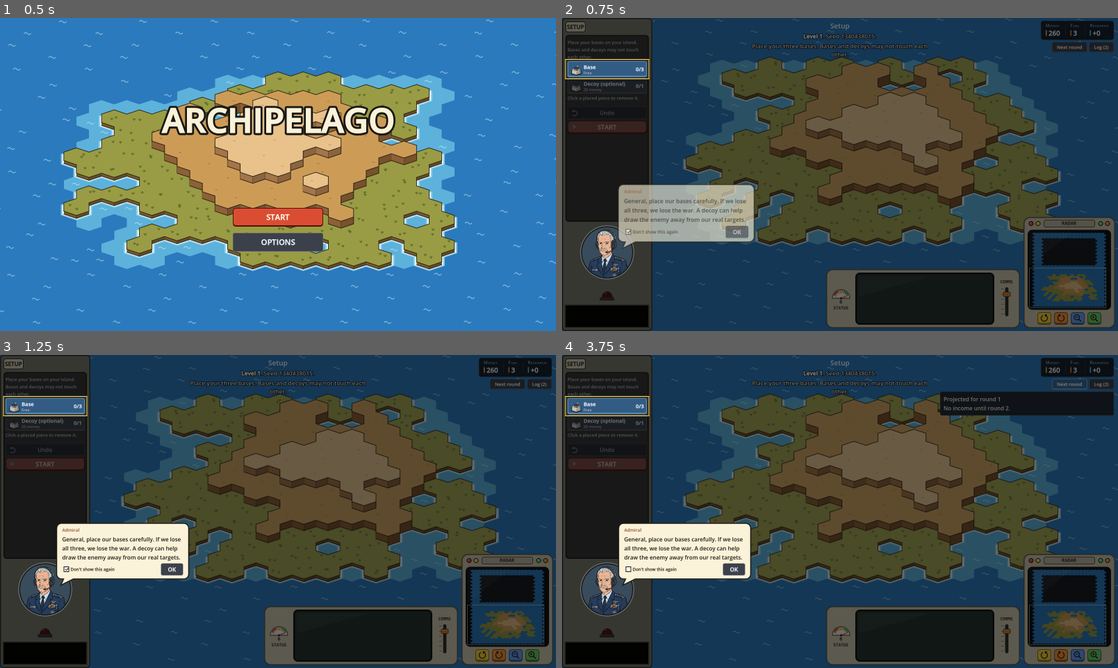
Above: before the commit, frames 1-4 (two rows, left to right).
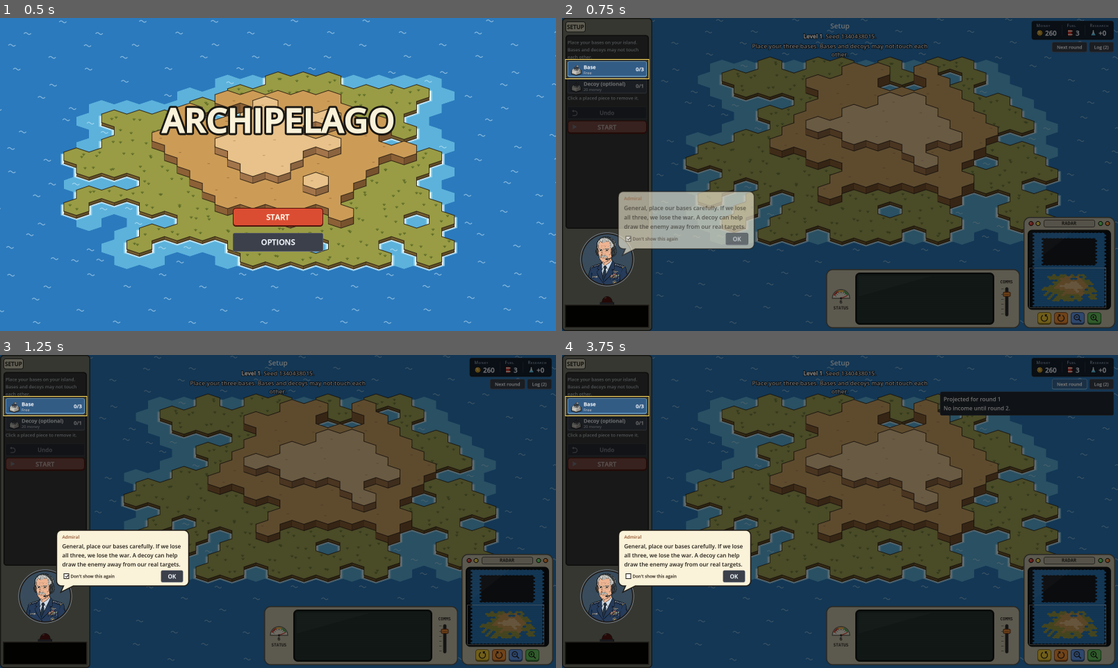
Above: after the commit, the same moments.

Repository: abeuscher/archipelago-game
Game: Godot game, scene res://game/title.tscn
Two runs of this game, one before a commit and one after it. Both use one fixed random seed, a clock stepped at 60 frames per second and the inputs below.
Inputs:
- Up to frame 1 (0.5 s): no input
- Up to frame 2 (0.75 s): click "START" at 0.5 s
- Up to frame 3 (1.25 s): no input
- Up to frame 4 (3.75 s): click "Don't show this again" at 1.25 s; click "Don't show this again" at 2 s; click "Don't show this again" at 2.75 s; click "Next round" at 3.5 s

Frame 1 is identical in both runs. In frame 2, 3.6% of the frame differs, in the area x 0-98%, y 0-92%; in frame 3, 3.7%; in frame 4, 3.7%.

Commit message:
Pilot gives the battle summary and income in one bubble; alarm light sits on the timer (Round Timer caption removed); coin, barrel and flask icons for the resources
Co-Authored-By: Claude Opus 5.5 <noreply@anthropic.com>

Diff:
--- a/data/dialogue.json
+++ b/data/dialogue.json
@@ -88,7 +88,7 @@
       "text": "We don't have the fuel to fire every launcher, General. Each refinery adds {refinery_fuel} fuel a round."
     }
   ],
-  "_announcements": "Said at moments in the game. income is  …(79 unchanged characters)… x; the round clock runs underneath it). {money}, {fuel}, {research}, {n} are fil …(81 unchanged characters)…
+  "_announcements": "Said at moments in the game. income is  …(79 unchanged characters)… x; the round clock runs underneath it). When the last round's attack had anything to report, the battle_report lines come first and income_after_report follows them in the same bubble, which holds the clock until OK. {money}, {fuel}, {research}, {n} are fil …(81 unchanged characters)…
   "announcements": {
     "income": {
       "character": "pilot",
@@ -130,8 +130,12 @@
       "character": "ginger",
       "text": "General, an enemy boat is crossing the channel. It will come ashore on our coast when this round's attack plays out."
     },
+    "income_after_report": {
+      "character": "pilot",
+      "text": "And we took in {money} money, {fuel} fuel and {research} research."
+    },
     "battle_report": {
-      "character": "admiral",
+      "character": "pilot",
       "text": "General, I have the battle summary.",
       "_parts": "One line per thing that happened this round, in this order, skipped when it's zero. Each is [said for one, said for more]; {n} is the number. Soldiers are counted 8 to a platoon.",
       "parts": {
--- a/game/beacon.gd
+++ b/game/beacon.gd
@@ -1,4 +1,4 @@
-## The alarm light above the round timer: a red dome like an ambulance
+## The alarm light, sitting on top of the round timer: a red dome like an ambulance
 ## light. Off, it sits dim. On, a bright spot sweeps round the dome and
 ## beams of light turn across the panel behind it.
 extends Control
@@ -14,7 +14,7 @@
 
 
 func _init() -> void:
-	custom_minimum_size = Vector2(0, 56)
+	custom_minimum_size = Vector2(0, 44)
 	mouse_filter = Control.MOUSE_FILTER_IGNORE
 
 
@@ -32,7 +32,7 @@
 
 
 func _draw() -> void:
-	var c := Vector2(size.x / 2.0, size.y - 14.0)
+	var c := Vector2(size.x / 2.0, size.y - 8.0)   # its base sits on the timer below
 	var r := 15.0
 	if active:
 		# Two beams on opposite sides of the turning lamp, widest when they
--- a/game/hud.gd
+++ b/game/hud.gd
@@ -22,6 +22,7 @@
 const FuelPlanner = preload("res://game/fuel_planner.gd")
 const IconButton = preload("res://game/icon_button.gd")
 const Beacon = preload("res://game/beacon.gd")
+const ResourceIcon = preload("res://game/resource_icon.gd")
 const Announcer = preload("res://game/announcer.gd")
 const ResearchPanel = preload("res://game/research_panel.gd")
 const EscMenu = preload("res://game/esc_menu.gd")
@@ -44,7 +45,6 @@
 var _tools: VBoxContainer
 var _tools_head: VBoxContainer   ## above the scrolling tools, always in view (the fuel gauge)
 var _timer
-var _timer_label: RichTextLabel
 var _beacon
 var announcer
 var _portrait_slot: Control
@@ -149,28 +149,19 @@
 	_tools.add_theme_constant_override("separation", 4)
 	scroll.add_child(_tools)
 	# The space where characters appear to talk to the player (announcer.gd),
-	# then the alarm light, the "Round Timer" label (shown while the clock
-	# runs) and the timer itself.
+	# then the alarm light sitting right on top of the timer.
 	_portrait_slot = Control.new()
 	_portrait_slot.custom_minimum_size = Vector2(0, PORTRAIT_SLOT_H)
 	_portrait_slot.mouse_filter = Control.MOUSE_FILTER_IGNORE
 	lv.add_child(_portrait_slot)
+	var alarm_stack := VBoxContainer.new()
+	alarm_stack.add_theme_constant_override("separation", 0)
+	lv.add_child(alarm_stack)
 	_beacon = Beacon.new()
-	lv.add_child(_beacon)
-	_timer_label = RichTextLabel.new()
-	_timer_label.bbcode_enabled = true
-	_timer_label.fit_content = true
-	_timer_label.scroll_active = false
-	_timer_label.autowrap_mode = TextServer.AUTOWRAP_OFF
-	_timer_label.mouse_filter = Control.MOUSE_FILTER_IGNORE
-	_timer_label.add_theme_font_override("normal_font", tracked_font(1))
-	_timer_label.add_theme_color_override("default_color", Color(1.0, 0.72, 0.35))
-	_timer_label.text = "[center]%s[/center]" % small_caps("Round Timer", 15, 11)
-	_timer_label.visible = false
-	lv.add_child(_timer_label)
+	alarm_stack.add_child(_beacon)
 	_timer = SevenSeg.new()
 	_timer.tooltip_text = "Time left in this phase. Black when the clock is off or not running."
-	lv.add_child(_timer)
+	alarm_stack.add_child(_timer)
 
 	# Top right: resources, then the earnings and log buttons.
 	var tr := VBoxContainer.new()
@@ -471,7 +462,6 @@
 ## seconds < 0 means the clock is off or not running: a plain black box.
 func set_timer(seconds: float) -> void:
 	_timer.set_time(seconds)
-	_timer_label.visible = seconds >= 0.0
 
 
 ## The alarm light: on from the moment the battle begins.
@@ -523,11 +513,10 @@
 const RES_CAPTION := Color(0.62, 0.68, 0.76)
 const RES_VALUE := Color(0.97, 0.98, 1.0)
 const RES_NEXT := Color(0.55, 0.85, 0.55)
-const RES_ACCENT := {"money": Color(0.95, 0.78, 0.30), "fuel": Color(0.95, 0.55, 0.25), "research": Color(0.40, 0.80, 0.95)}
 
 
 ## A compact strip: three stats, each a small-caps caption over a bold
-## value with a thin colour key, split by dividers.
+## value with its icon (coin, barrel, beaker), split by dividers.
 func _build_resources() -> Control:
 	var panel := PanelContainer.new()
 	panel.size_flags_horizontal = Control.SIZE_SHRINK_END
@@ -580,12 +569,7 @@
 	vrow.add_theme_constant_override("separation", 5)
 	vrow.mouse_filter = Control.MOUSE_FILTER_PASS
 	box.add_child(vrow)
-	var key_bar := ColorRect.new()
-	key_bar.color = RES_ACCENT[key]
-	key_bar.custom_minimum_size = Vector2(3, 16)
-	key_bar.size_flags_vertical = Control.SIZE_SHRINK_CENTER
-	key_bar.mouse_filter = Control.MOUSE_FILTER_PASS
-	vrow.add_child(key_bar)
+	vrow.add_child(ResourceIcon.new(key))
 	var val := Label.new()
 	val.add_theme_font_override("font", bold_font())
 	val.add_theme_font_size_override("font_size", 19)
--- a/game/main.gd
+++ b/game/main.gd
@@ -235,19 +235,29 @@
 	# The character reports what came in (from round 2, when there is
 	# income); the clock runs underneath. The log keeps the plain record
 	# without flashing it.
-	var said := ""
+	# Last round's battle report comes first, if anything happened; then the
+	# income, said together by one character so it is one OK, not two.
+	var report := ""
+	if not battle_report.is_empty():
+		report = _line_text("battle_report") + " " + " ".join(battle_report)
+		hud.add_log(report, false)
+		battle_report = []
+	var income_said := ""
 	for ev in events:
 		if ev["type"] == "round_start":
 			hud.add_log("[b]Round %d[/b]" % m.round_number, false)
 		elif ev["type"] == "income" and ev.get("side", -1) == MatchState.PLAYER:
 			var inc: Dictionary = ev["income"]
-			said = _line_text("income").format({"n": m.round_number,
-				"money": inc["money"], "fuel": inc["fuel"], "research": inc["research"]})
+			var fill := {"n": m.round_number, "money": inc["money"], "fuel": inc["fuel"], "research": inc["research"]}
+			income_said = _line_text("income_after_report" if report != "" else "income").format(fill)
 			hud.add_log("Income: +%d money, +%d fuel, +%d research." % [inc["money"], inc["fuel"], inc["research"]], false)
 		else:
 			_log_event(ev)
-	if said != "":
-		hud.announce(said, "", 0.0, false, _line_character("income"), false)
+	if report != "":
+		# Held until OK: there is a lot to read.
+		hud.announce((report + " " + income_said).strip_edges(), "", 0.0, false, _line_character("battle_report"))
+	elif income_said != "":
+		hud.announce(income_said, "", 0.0, false, _line_character("income"), false)
 	if m.boats[MatchState.ENEMY].any(func(bt): return int(bt["lands_round"]) == m.round_number):
 		hud.announce(_line_text("boat_spotted"), "", 0.0, false, _line_character("boat_spotted"))
 	# The enemy commits its build for the round from its own view.
@@ -345,10 +355,8 @@
 		enemy_stronghold_seen = false
 		# The round's battle report, if anything happened; the next round's
 		# clock waits for it.
-		if not battle_report.is_empty():
-			var said := _line_text("battle_report") + " " + " ".join(battle_report)
-			hud.announce(said, "", 0.0, false, _line_character("battle_report"))
-			hud.add_log(said, false)
+		# The battle report waits for the next round's income: the Pilot
+		# gives both together (see _start_round).
 		_start_round()
 
 
--- /dev/null
+++ b/game/resource_icon.gd
@@ -0,0 +1,55 @@
+## A small drawn icon beside a resource value in the top right: a gold coin
+## for money, a red barrel with white bands for fuel, a blue beaker for
+## research.
+extends Control
+
+const GOLD := Color(0.95, 0.78, 0.30)
+const GOLD_DARK := Color(0.62, 0.45, 0.10)
+const BARREL := Color(0.86, 0.24, 0.20)
+const BARREL_DARK := Color(0.50, 0.10, 0.08)
+const BAND := Color(0.95, 0.94, 0.90)
+const BEAKER := Color(0.40, 0.80, 0.95)
+const GLASS := Color(0.85, 0.93, 0.97)
+const EDGE := Color(0.05, 0.06, 0.08)
+
+var kind: String = "money"
+
+
+func _init(k: String = "money") -> void:
+	kind = k
+	custom_minimum_size = Vector2(20, 20)
+	size_flags_vertical = Control.SIZE_SHRINK_CENTER
+	mouse_filter = Control.MOUSE_FILTER_PASS
+
+
+func _draw() -> void:
+	var c := size / 2.0
+	match kind:
+		"money":
+			draw_circle(c, 9.0, EDGE)
+			draw_circle(c, 8.0, GOLD_DARK)
+			draw_circle(c + Vector2(-0.5, -0.5), 7.0, GOLD)
+			draw_arc(c + Vector2(-0.5, -0.5), 4.6, 0, TAU, 20, GOLD_DARK, 1.2, true)
+			draw_line(c + Vector2(-3.5, -3.5), c + Vector2(-1.5, -5.0), Color(1, 1, 1, 0.7), 1.5, true)
+		"fuel":
+			var body := Rect2(c + Vector2(-6.5, -8.5), Vector2(13, 17))
+			draw_rect(body.grow(1.0), EDGE)
+			draw_rect(body, BARREL)
+			draw_rect(Rect2(body.position + Vector2(body.size.x - 3.5, 0), Vector2(3.5, body.size.y)), BARREL_DARK)
+			for y in [3.0, 13.0]:
+				draw_rect(Rect2(body.position + Vector2(0, y - 1.0), Vector2(body.size.x, 2.2)), BAND)
+			draw_rect(Rect2(c + Vector2(1.5, -10.5), Vector2(3, 2)), EDGE)
+		"research":
+			# A conical flask: narrow neck, wide base, liquid in the bottom half.
+			var top := c.y - 9.0
+			var neck := PackedVector2Array([Vector2(c.x - 2.5, top), Vector2(c.x + 2.5, top),
+				Vector2(c.x + 2.5, c.y - 3.0), Vector2(c.x + 8.0, c.y + 8.0), Vector2(c.x - 8.0, c.y + 8.0),
+				Vector2(c.x - 2.5, c.y - 3.0)])
+			draw_colored_polygon(neck, GLASS)
+			var liquid := PackedVector2Array([Vector2(c.x - 5.3, c.y + 2.5), Vector2(c.x + 5.3, c.y + 2.5),
+				Vector2(c.x + 8.0, c.y + 8.0), Vector2(c.x - 8.0, c.y + 8.0)])
+			draw_colored_polygon(liquid, BEAKER)
+			var outline := neck.duplicate()
+			outline.append(neck[0])
+			draw_polyline(outline, EDGE, 1.4, true)
+			draw_line(Vector2(c.x - 4.0, top), Vector2(c.x + 4.0, top), EDGE, 1.6, true)
--- a/music_src/voice_ids.json
+++ b/music_src/voice_ids.json
@@ -22,29 +22,30 @@
   "say:attack_unaimed": "ginger_007",
   "say:first_base_lost": "ginger_008",
   "say:boat_spotted": "ginger_009",
-  "say:battle_report": "admiral_004",
-  "report:hit_us:one": "admiral_005",
-  "report:hit_us:many": "admiral_006",
-  "report:our_damaged:one": "admiral_007",
-  "report:our_damaged:many": "admiral_008",
-  "report:our_destroyed:one": "admiral_009",
-  "report:our_destroyed:many": "admiral_010",
-  "report:shot_down_by_us:one": "admiral_011",
-  "report:shot_down_by_us:many": "admiral_012",
-  "report:transports_shot_down_by_us:one": "admiral_013",
-  "report:transports_shot_down_by_us:many": "admiral_014",
-  "report:hit_them:one": "admiral_015",
-  "report:hit_them:many": "admiral_016",
-  "report:our_shot_down:one": "admiral_017",
-  "report:our_shot_down:many": "admiral_018",
-  "report:our_transports_shot_down:one": "admiral_019",
-  "report:our_transports_shot_down:many": "admiral_020",
-  "report:enemy_damaged:one": "admiral_021",
-  "report:enemy_damaged:many": "admiral_022",
-  "report:enemy_destroyed:one": "admiral_023",
-  "report:enemy_destroyed:many": "admiral_024",
-  "report:our_soldiers_lost:one": "admiral_025",
-  "report:our_soldiers_lost:many": "admiral_026",
-  "report:enemy_soldiers_lost:one": "admiral_027",
-  "report:enemy_soldiers_lost:many": "admiral_028"
+  "say:income_after_report": "pilot_007",
+  "say:battle_report": "pilot_008",
+  "report:hit_us:one": "pilot_009",
+  "report:hit_us:many": "pilot_010",
+  "report:our_damaged:one": "pilot_011",
+  "report:our_damaged:many": "pilot_012",
+  "report:our_destroyed:one": "pilot_013",
+  "report:our_destroyed:many": "pilot_014",
+  "report:shot_down_by_us:one": "pilot_015",
+  "report:shot_down_by_us:many": "pilot_016",
+  "report:transports_shot_down_by_us:one": "pilot_017",
+  "report:transports_shot_down_by_us:many": "pilot_018",
+  "report:hit_them:one": "pilot_019",
+  "report:hit_them:many": "pilot_020",
+  "report:our_shot_down:one": "pilot_021",
+  "report:our_shot_down:many": "pilot_022",
+  "report:our_transports_shot_down:one": "pilot_023",
+  "report:our_transports_shot_down:many": "pilot_024",
+  "report:enemy_damaged:one": "pilot_025",
+  "report:enemy_damaged:many": "pilot_026",
+  "report:enemy_destroyed:one": "pilot_027",
+  "report:enemy_destroyed:many": "pilot_028",
+  "report:our_soldiers_lost:one": "pilot_029",
+  "report:our_soldiers_lost:many": "pilot_030",
+  "report:enemy_soldiers_lost:one": "pilot_031",
+  "report:enemy_soldiers_lost:many": "pilot_032"
 }
Not shown, changed: ASSUMPTIONS.md
Not shown, changed: music_src/voice_parts.md
